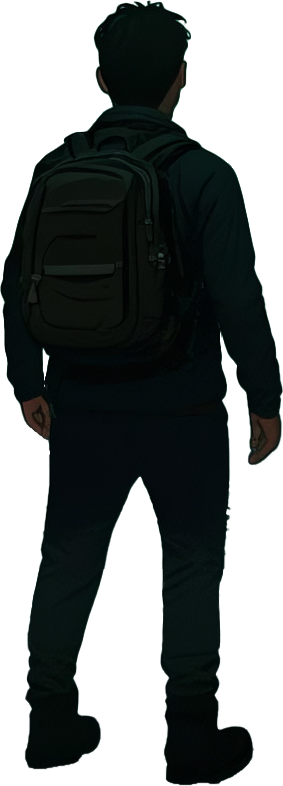
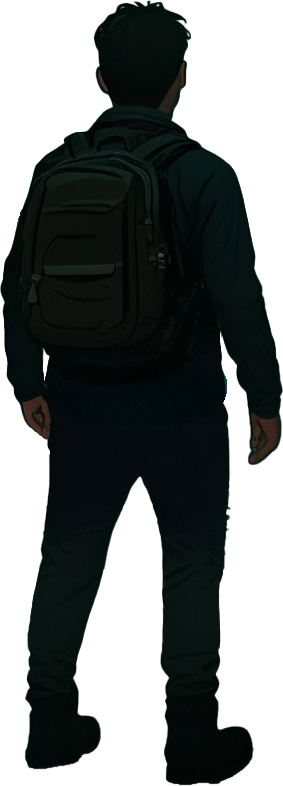
Two versions of the same layered image (283x786). Layer-by-layer changes:
painted on "上身 拷贝 3" over [40, 364, 227, 427]
moved "左手 拷贝 3" above "下半身 拷贝 2", painted on it over [14, 209, 53, 451]
painted on "下半身 拷贝 2" over [45, 389, 59, 456]
